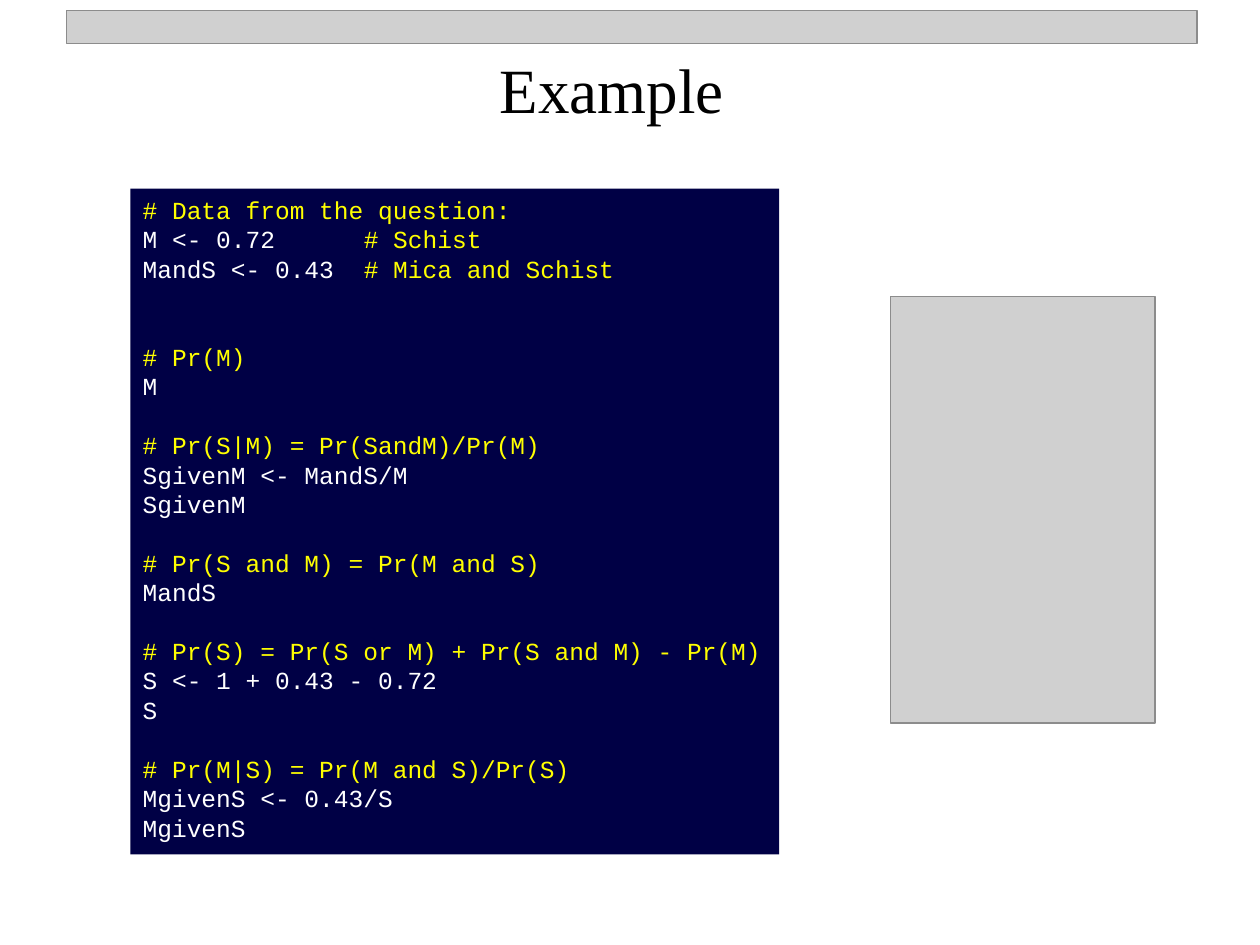
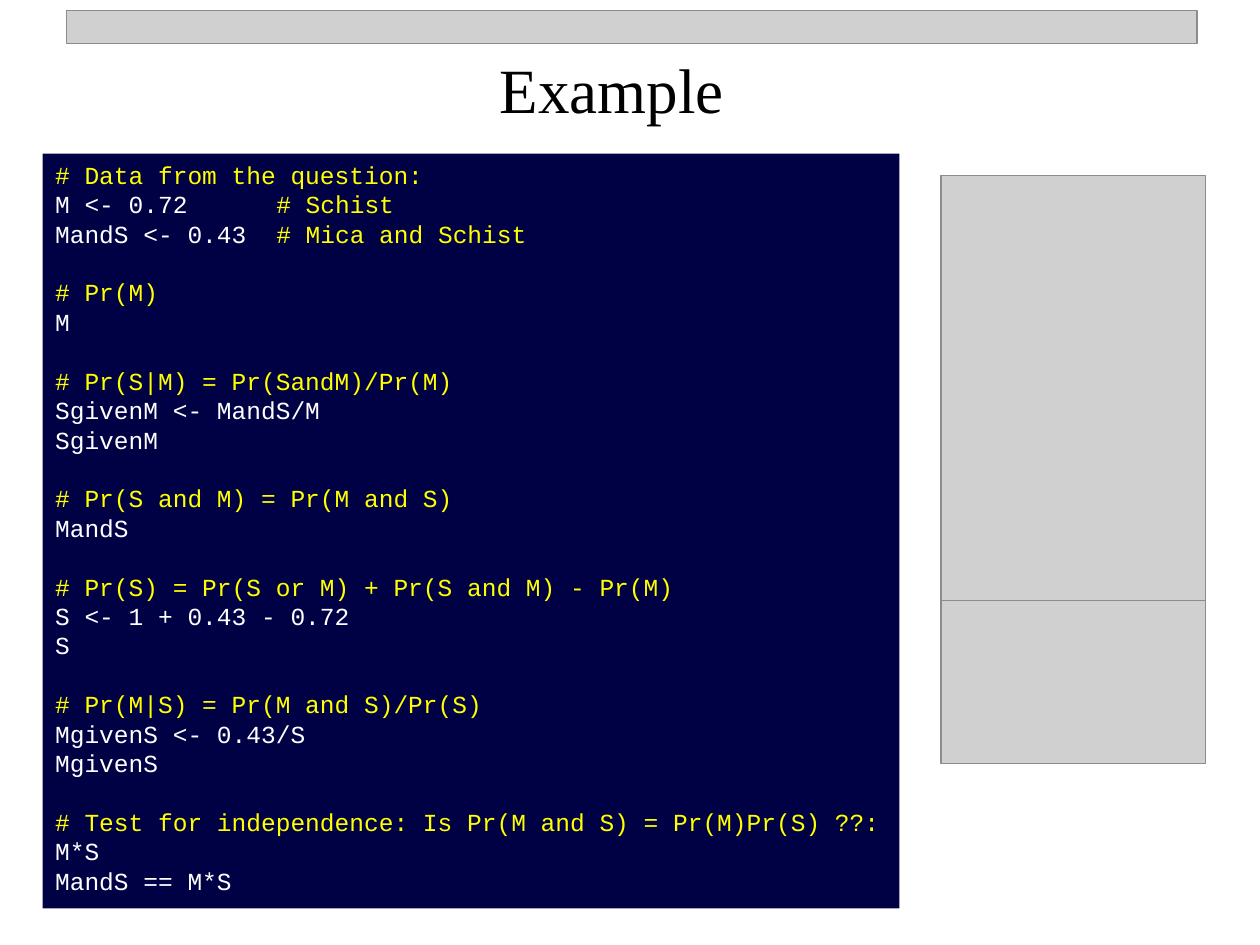
Before and after one commit to npetraco/MAT301, a slide deck: slide 27 of Notes/3_Probability.pptx (slide 25 before the commit). Drawn at 1260x945 pixels with LibreOffice and Linux fonts; fonts in the diff are those of the drawing; grey boxes stand for pictures. Boxes give left, top, right and bottom in pixels: in the first picture for what was removed or moved away, otherwise in the second. Text is boxed around its words. In the diff, an @@ line names an element or a change of style, - is before the commit and + after.

```diff
--- a/Notes/3_Probability.pptx
+++ b/Notes/3_Probability.pptx
@@ rectangle "# Data from the question:": place and size @@
-rectangle "# Data from the question:" at (130,189,779,854)
+rectangle "# Data from the question:" at (43,154,900,908)
@@ picture: place and size @@
-picture at (891,296,1155,723)
+picture at (941,176,1206,604)
@@ picture added at (941,600,1206,764) @@
@@ text in rectangle at (55,813,820,891): paragraphs added @@
+# Test for independence: Is Pr(M and S) = Pr(M)Pr(S) ??:
+M*S
+MandS == M*S
```
Also in this commit, not shown: 2 other slides changed, 2 slides added.
